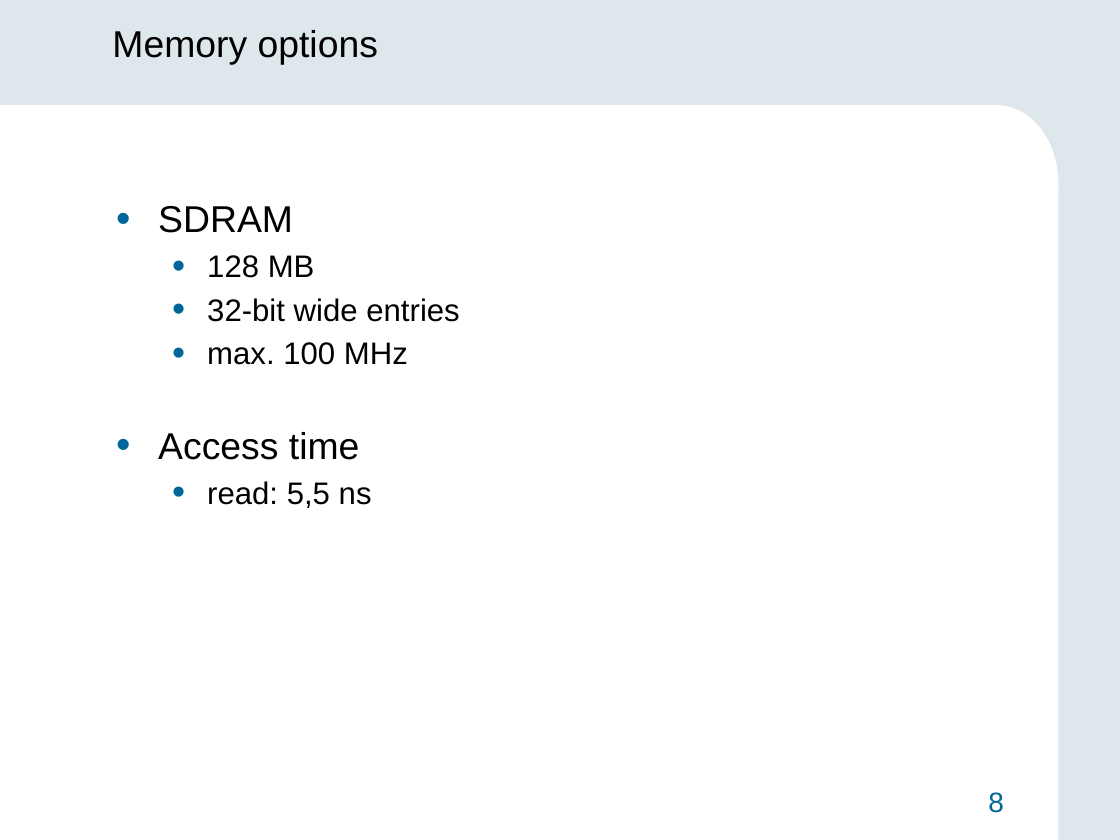
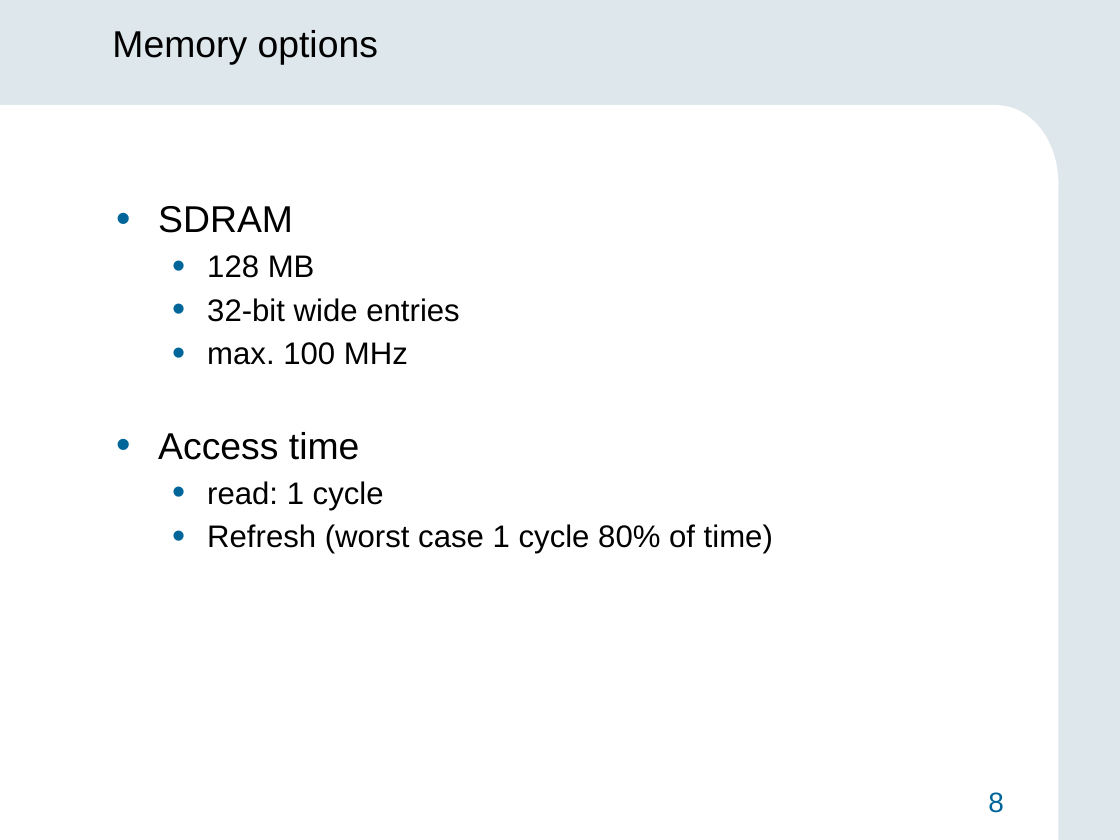
Before and after one commit to 1chor/hw_sw_codesign, a slide deck: slide 8 of Präsentation/Midterm_Präsentation.pptx. Drawn at 1120x840 pixels with LibreOffice and Linux fonts; fonts in the diff are those of the drawing; background and template pictures are left out. Boxes give left, top, right and bottom in pixels: in the first picture for what was removed or moved away, otherwise in the second. Text is boxed around its words. In the diff, an @@ line names an element or a change of style, - is before the commit and + after.

```diff
--- a/Präsentation/Midterm_Präsentation.pptx
+++ b/Präsentation/Midterm_Präsentation.pptx
@@ text at [207,481,773,554]: text changed @@
-  • read: 5,5 ns
+  • read: 1 cycle
+  • Refresh (worst case 1 cycle 80% of time)
```
Also in this commit, not shown: 4 other slides changed, 5 slides added, 6 slides removed, 2 other files.
